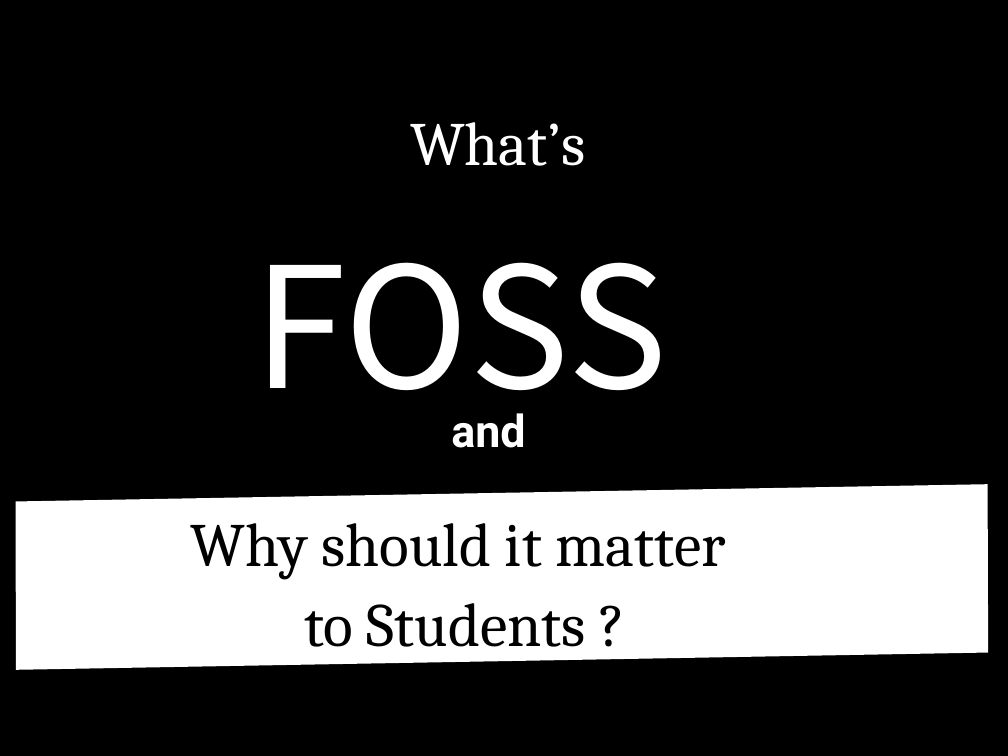
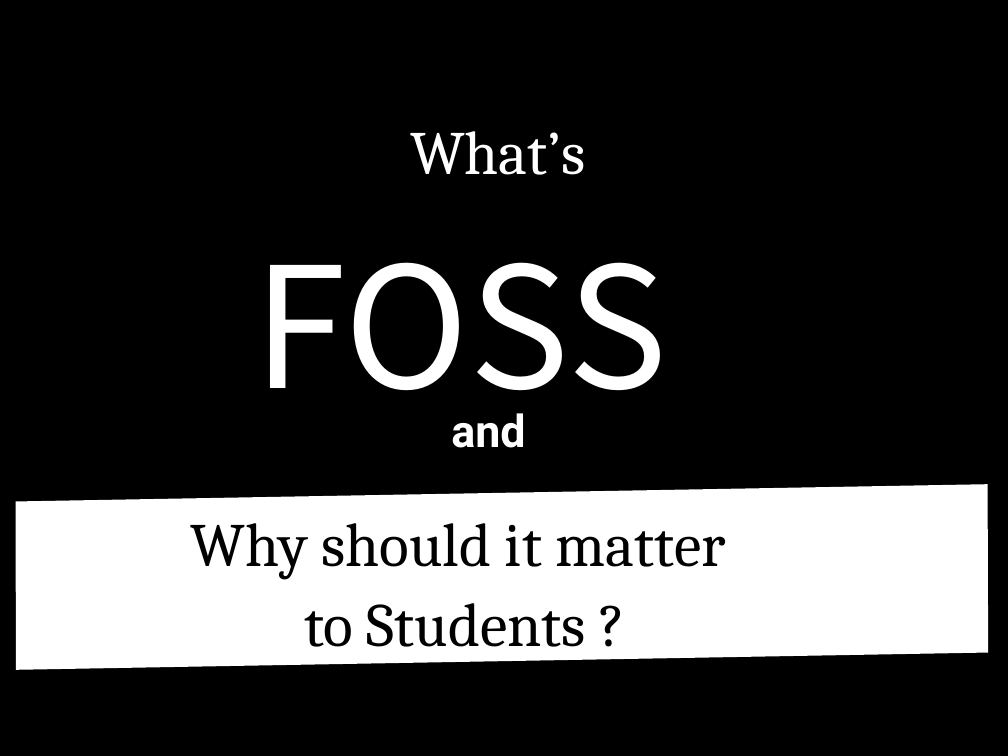
Before and after one commit to theHari08/FOSSppt, a slide deck: slide 1 of FOSS.ppt. Drawn at 1008x756 pixels with LibreOffice and Linux fonts; fonts in the diff are those of the drawing. Boxes give left, top, right and bottom in pixels: in the first picture for what was removed or moved away, otherwise in the second. Text is boxed around its words. In the diff, an @@ line names an element or a change of style, - is before the commit and + after.

```diff
--- a/FOSS.ppt
+++ b/FOSS.ppt
@@ text "What’s" at box(410, 131, 586, 175): line spacing 0.98 to 1.08 @@
```
Also in this commit, not shown: 8 other slides changed, 1 slide added.
